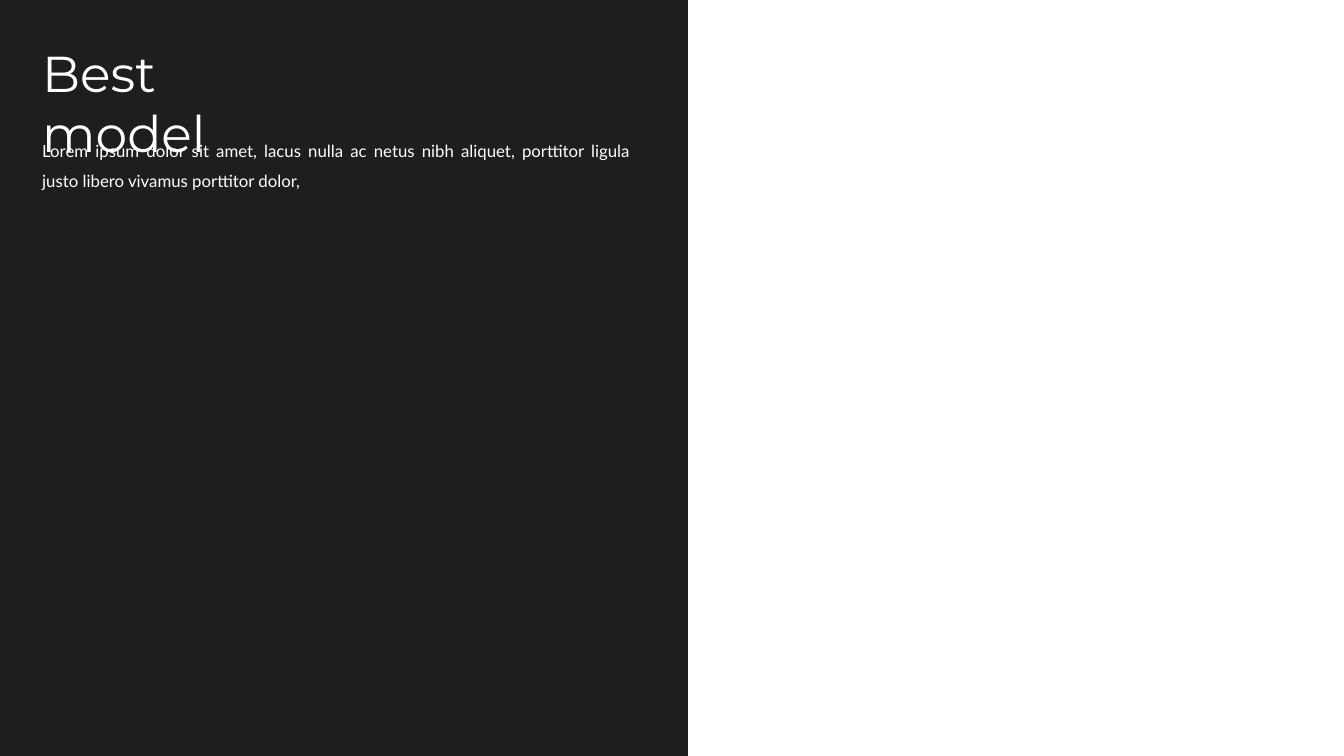
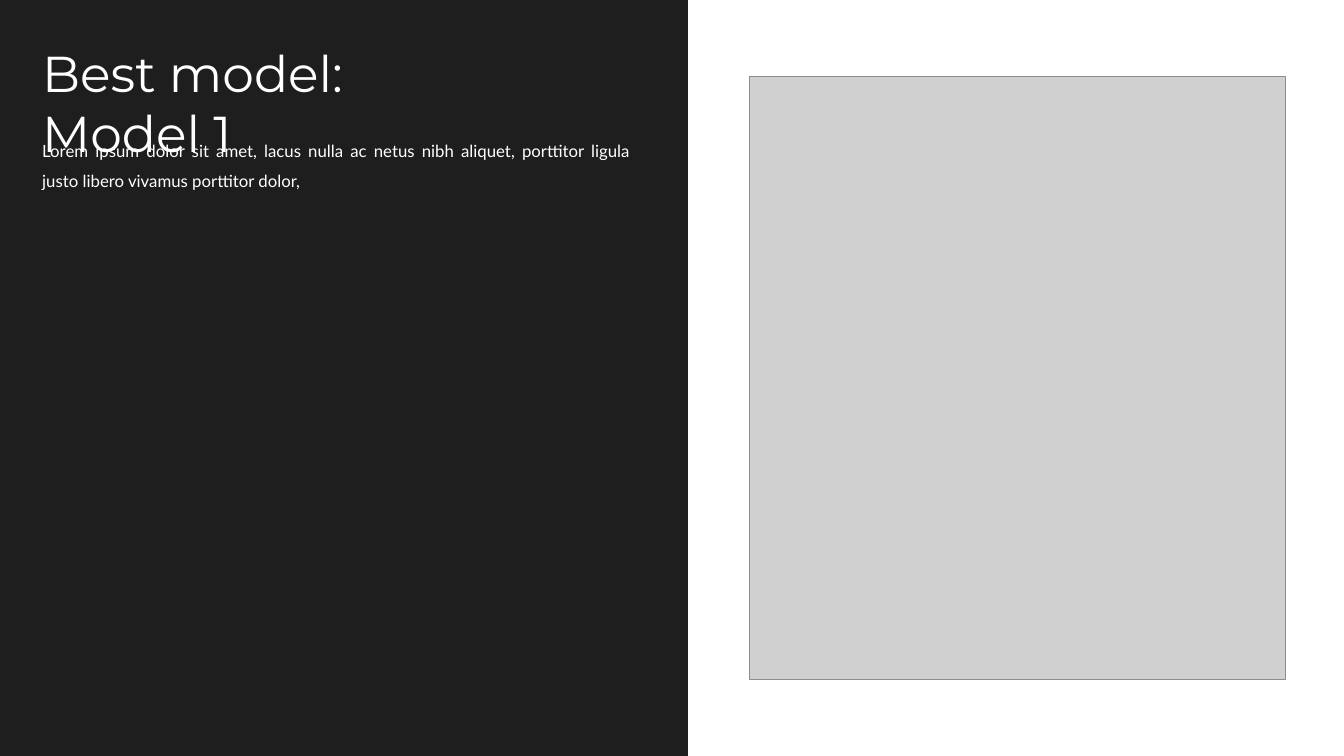
Before and after one commit to Chri1629/aml_project, a slide deck: slide 6 of presentation/presentation.pptx. Drawn at 1344x756 pixels with LibreOffice and Linux fonts; fonts in the diff are those of the drawing; grey boxes stand for pictures. Boxes give left, top, right and bottom in pixels: in the first picture for what was removed or moved away, otherwise in the second. Text is boxed around its words. In the diff, an @@ line names an element or a change of style, - is before the commit and + after.

```diff
--- a/presentation/presentation.pptx
+++ b/presentation/presentation.pptx
@@ text at <box>42,54,343,160</box>: text changed @@
-Best model
+Best model: Model 1
@@ picture added at <box>750,77,1286,680</box> @@
```
Also in this commit, not shown: 2 other slides changed, 1 slide added, 5 other files.
